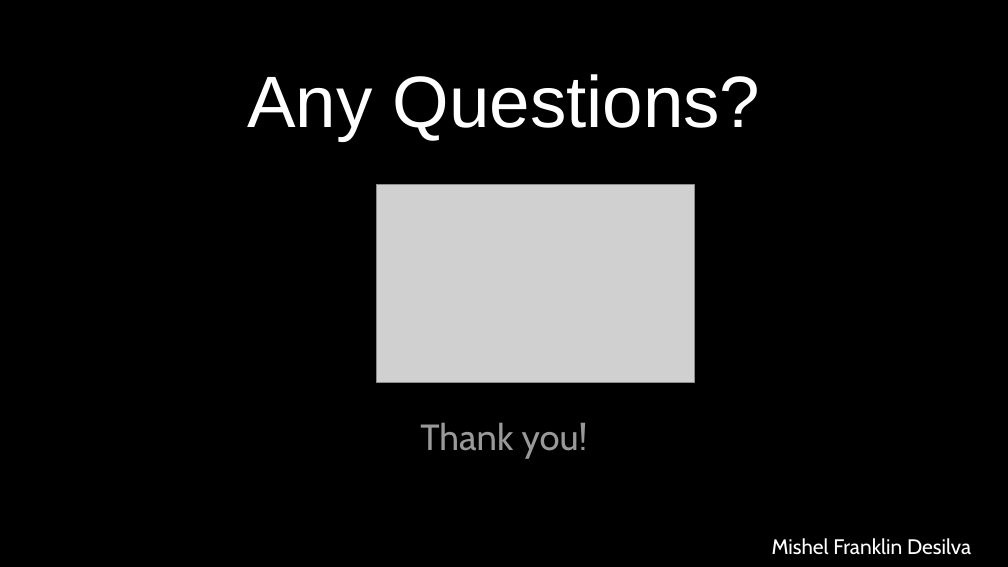
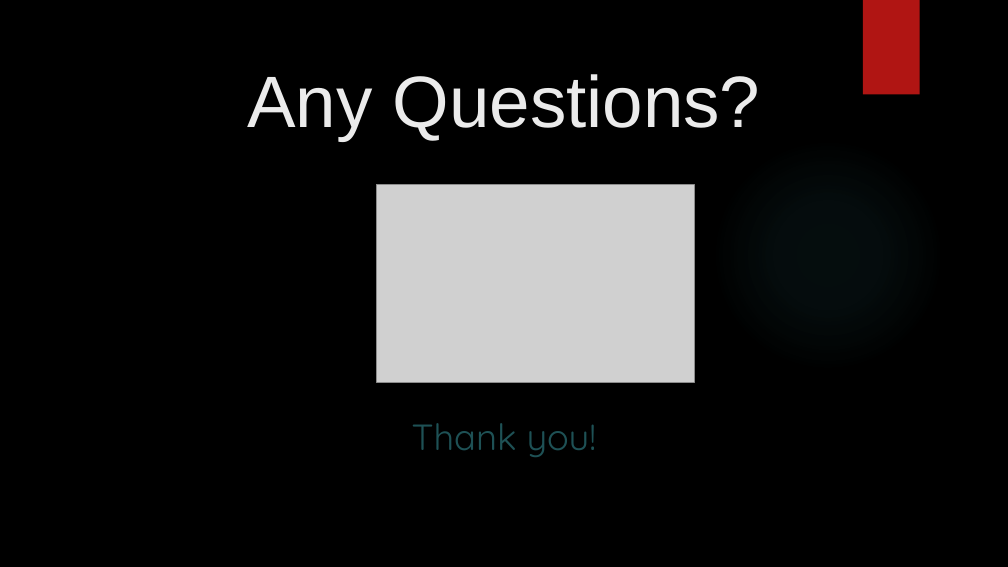
Before and after one commit to AbdullahRFA/SQA-Manual_and_Automation_Testing, a slide deck: slide 19 of Resources/Module-4/4.3. SQA_ Manual & Automated Testing - Principles of Software Testing and Psychology of Testing.pptx. Drawn at 1008x567 pixels with LibreOffice and Linux fonts; fonts in the diff are those of the drawing; grey boxes stand for pictures; background and template pictures are left out. Boxes give left, top, right and bottom in pixels: in the first picture for what was removed or moved away, otherwise in the second. Text is boxed around its words. In the diff, an @@ line names an element or a change of style, - is before the commit and + after.

```diff
--- a/Resources/Module-4/4.3. SQA_ Manual & Automated Testing - Principles of Software Testing and Psychology of Testing.pptx
+++ b/Resources/Module-4/4.3. SQA_ Manual & Automated Testing - Principles of Software Testing and Psychology of Testing.pptx
@@ rectangle added at (863, 0, 919, 95), fill #B01513 @@
@@ title "Any Questions?" at (247, 74, 761, 140): text colour #FFFFFF to #EBEBEB @@
@@ subtitle "Thank you!" at (412, 423, 597, 457): font Cabin to Quicksand, text colour #999999 to #1E5155 @@
@@ text removed at (772, 538, 971, 555) @@
-Mishel Franklin Desilva
```
Also in this commit, not shown: 18 other slides changed, 12 other files.
